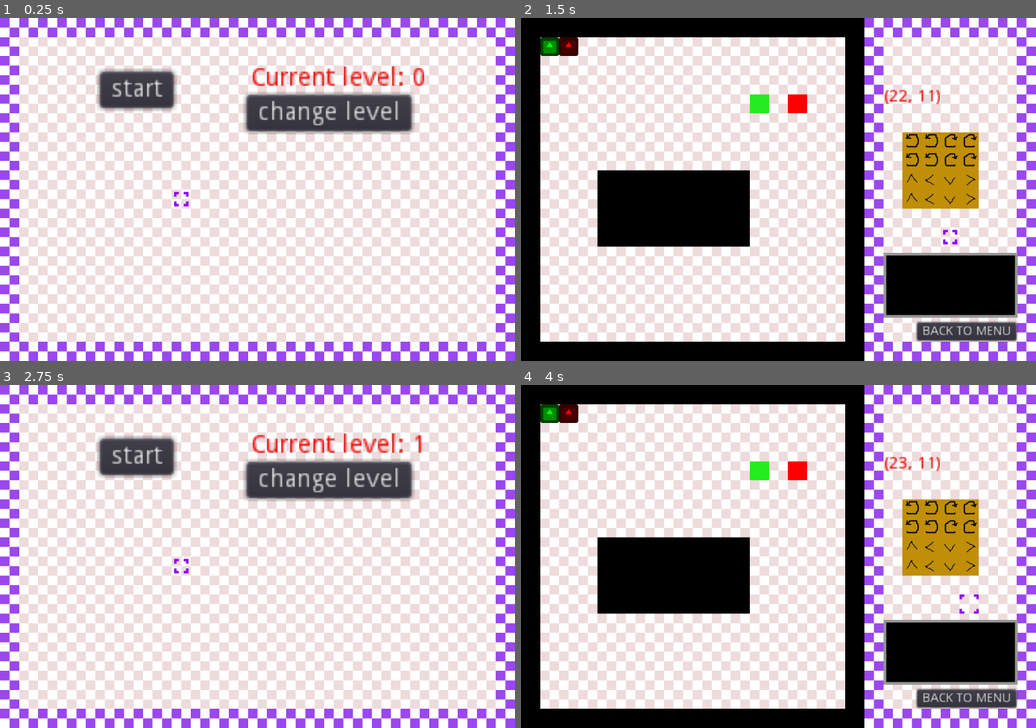
Above: before the commit, frames 1-4 (two rows, left to right).
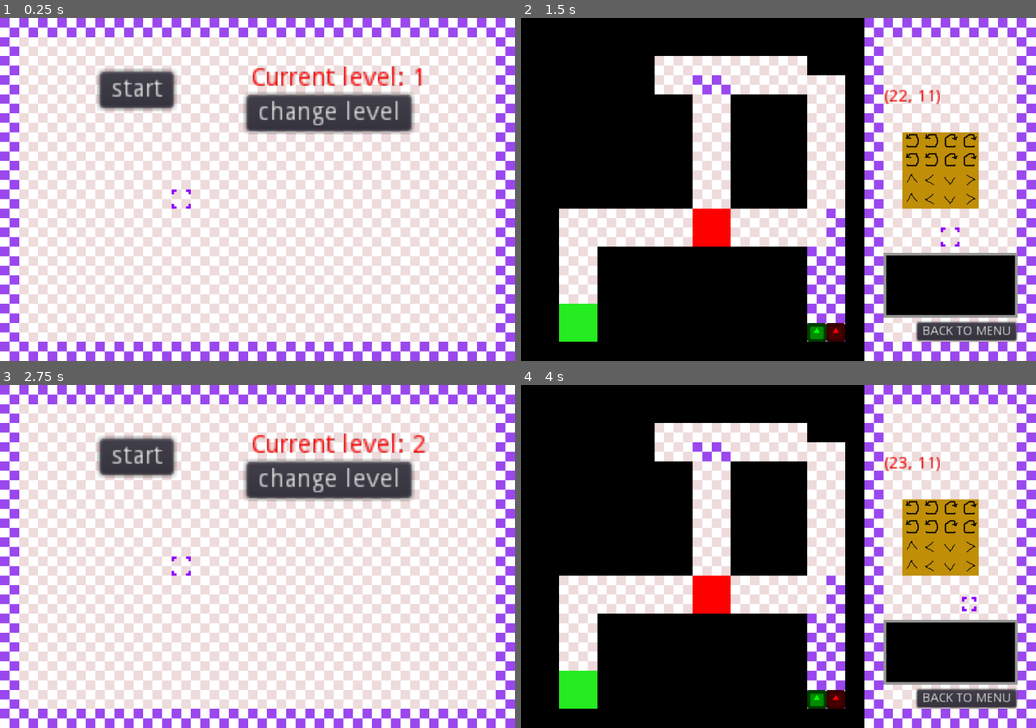
Above: after the commit, the same moments.

Repository: WIT-SCDS-F22-GAME-COOP/Zombie-Game
Game: Godot game, scene res://TSCN/Menu.tscn
Two runs of this game, one before a commit and one after it. Both use one fixed random seed, a clock stepped at 60 frames per second and the inputs below. The engine's default icon, where the game draws it, is replaced by a stand-in: a white triangle on a blue panel in a dark square.
Inputs:
- Up to frame 1 (0.25 s): no input
- Up to frame 2 (1.5 s): click "change level" at 0.5 s; click "start" at 1.25 s
- Up to frame 3 (2.75 s): click "BACK TO MENU" at 2 s
- Up to frame 4 (4 s): click "start" at 2.75 s; hold D (move_right) from 3.53 s (still down); tap Space (select) at 3.6 s

The runs differ from the first frame. In frame 1, 0.2% of the frame differs, in the area x 33-83%, y 14-56%; in frame 2, 38%, in the area x 3-86%, y 5-95%; in frame 3, 0.2%; in frame 4, 38%.

Commit message:
Test levels removed, new third level added

Diff:
--- a/Scripts/Global.gd
+++ b/Scripts/Global.gd
@@ -2,16 +2,15 @@
 
 
 var menu = true
-var level_int = 0
-var level = "res://Levels/0.png"
+var level_int = 1
+var level
 
 var points = 0
 
 
 # Called when the node enters the scene tree for the first time.
 func _ready():
-	print(level)
-	pass # Replace with function body.
+	change_level(level_int)
 
 
 # Called every frame. 'delta' is the elapsed time since the previous frame.
--- a/Scripts/Menu.gd
+++ b/Scripts/Menu.gd
@@ -26,7 +26,7 @@
 
 func _on_Button2_pressed():
 	if (Global.level_int == last_level):
-		Global.change_level(0)
+		Global.change_level(1)
 	else:
 		var x = Global.level_int + 1
 		Global.change_level(x)
--- a/Scripts/World.gd
+++ b/Scripts/World.gd
@@ -34,12 +34,19 @@
 
 func level_specific():
 	match(Global.level_int):
-		2:
+		1:
 			$Red.position = Vector2(6*64+32,16*64+32)
 			$Green.position = Vector2(7*64+32,16*64+32)
-		3:
+		2:
 			$Red.position = Vector2(16*64+32,16*64+32)
 			$Green.position = Vector2(15*64+32,16*64+32)
+		3:
+			$Red.position = Vector2(2*64+32,8*64+32)
+			$Green.position = Vector2(1*64+32,8*64+32)
+			$Red.direction = 1
+			$Red.initial_direction = 1
+			$Green.direction = 1
+			$Green.initial_direction = 1
 
 
 func assign_ids():
--- a/TSCN/Cursor.tscn
+++ b/TSCN/Cursor.tscn
@@ -28,7 +28,6 @@
 
 [node name="AnimatedSprite" type="AnimatedSprite" parent="."]
 frames = SubResource( 3 )
-frame = 1
 playing = true
 
 [node name="Area2D" type="Area2D" parent="."]
--- a/TSCN/World.tscn
+++ b/TSCN/World.tscn
@@ -327,7 +327,6 @@
 modulate = Color( 0.0470588, 0.662745, 0.490196, 1 )
 position = Vector2( -256, 0 )
 frames = SubResource( 8 )
-frame = 1
 playing = true
 
 [node name="MarginContainer" type="MarginContainer" parent="."]
Binary file changed: Levels/1.png
Binary file changed: Levels/2.png
Binary file changed: Levels/3.png
Not shown, added: Levels/level.psd
